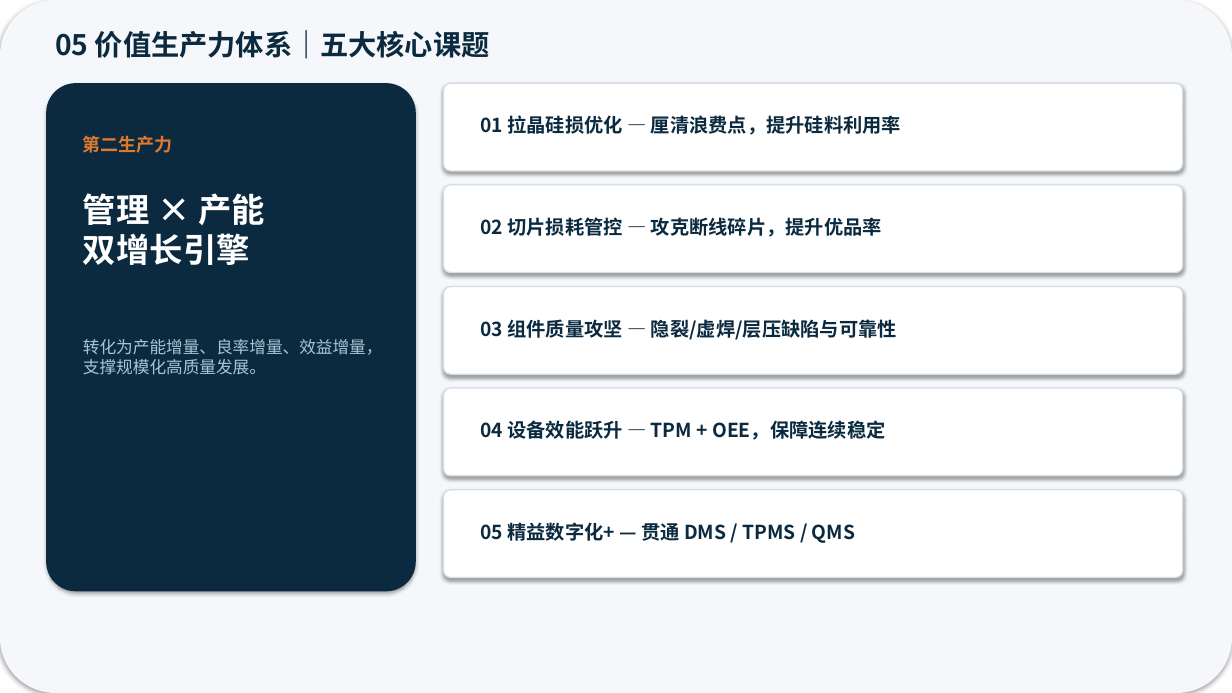
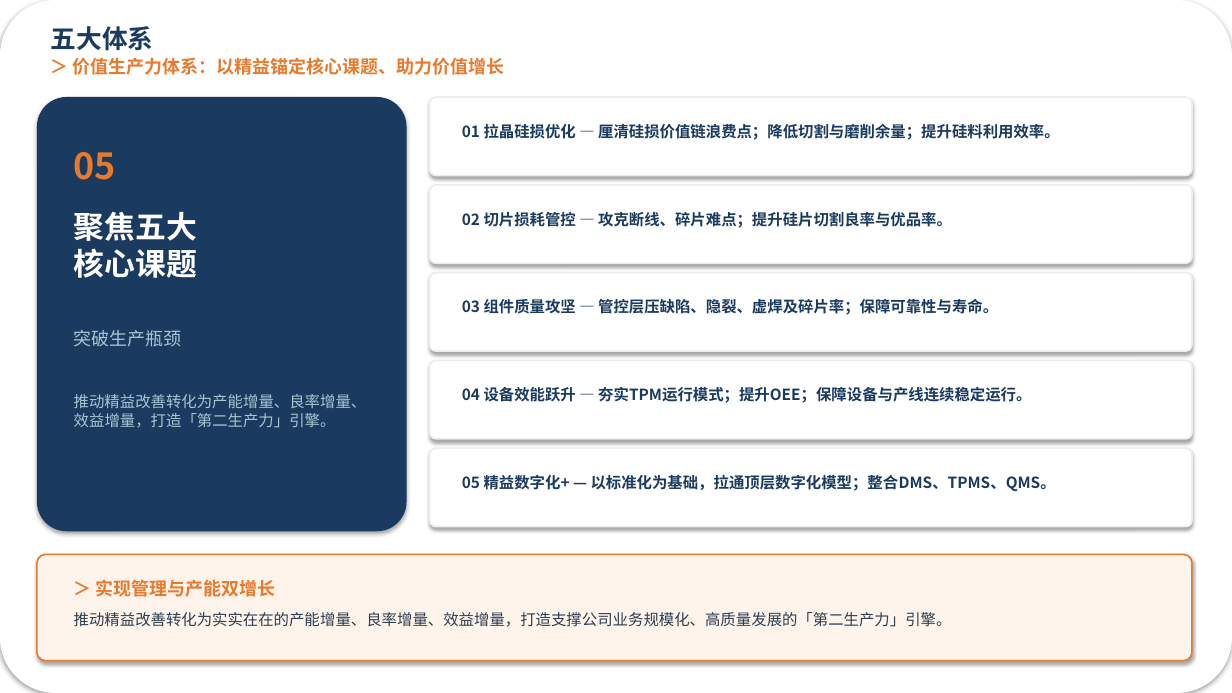
Before and after one commit to hifimanmini/ppt-agent, a slide deck: slide 4 of examples/gps-lean-xiangzong/output/GPS精益_筑基势起_向总汇报.pptx (slide 7 before the commit). Drawn at 1232x693 pixels with LibreOffice and Linux fonts; fonts in the diff are those of the drawing. Boxes give left, top, right and bottom in pixels: in the first picture for what was removed or moved away, otherwise in the second. Text is boxed around its words. In the diff, an @@ line names an element or a change of style, - is before the commit and + after.

Commit message:
fix: align deck to original 6 slides only
Rebuild deliverables to match the six source screenshots page-for-page
(pain points, 453 framework, systems 01-04, value productivity, three
stages, truth-goodness-beauty) and drop the extra pages.

```diff
--- a/examples/gps-lean-xiangzong/output/GPS精益_筑基势起_向总汇报.pptx
+++ b/examples/gps-lean-xiangzong/output/GPS精益_筑基势起_向总汇报.pptx
@@ rounded rectangle at bbox=[0, 0, 1232, 693]: fill #F5F7FA to #FFFFFF @@
@@ text added at bbox=[51, 26, 154, 51], 20 pt, text #1B3A5F, bold @@
+五大体系
@@ text at bbox=[73, 57, 505, 75]: text changed; size 22 to 14 pt; text colour #0B2A3F to #E87A2E @@
-05 价值生产力体系｜五大核心课题
+＞ 价值生产力体系：以精益锚定核心课题、助力价值增长
@@ rounded rectangle: place and size @@
-rounded rectangle at bbox=[46, 83, 416, 592]
+rounded rectangle at bbox=[37, 97, 407, 531]
@@ rounded rectangle at bbox=[37, 97, 407, 531]: fill #0B2A3F to #1B3A5F @@
@@ rounded rectangle: place and size @@
-rounded rectangle at bbox=[444, 83, 1183, 171]
+rounded rectangle at bbox=[430, 97, 1192, 176]
@@ text removed at bbox=[83, 135, 173, 153] @@
-第二生产力
@@ text at bbox=[462, 124, 1060, 140]: text changed; size 15 to 12 pt; text colour #0B2A3F to #1B3A5F @@
-01 拉晶硅损优化 — 厘清浪费点，提升硅料利用率
+01 拉晶硅损优化 — 厘清硅损价值链浪费点；降低切割与磨削余量；提升硅料利用效率。
@@ text added at bbox=[74, 152, 116, 180], 28 pt, text #E87A2E, bold @@
+05
@@ rounded rectangle: place and size @@
-rounded rectangle at bbox=[444, 185, 1183, 273]
+rounded rectangle at bbox=[430, 185, 1192, 263]
@@ text added at bbox=[74, 212, 197, 278], 24 pt, text #FFFFFF, bold @@
+聚焦五大
+核心课题
@@ text at bbox=[462, 212, 952, 228]: text changed; size 15 to 12 pt; text colour #0B2A3F to #1B3A5F @@
-02 切片损耗管控 — 攻克断线碎片，提升优品率
+02 切片损耗管控 — 攻克断线、碎片难点；提升硅片切割良率与优品率。
@@ rounded rectangle: place and size @@
-rounded rectangle at bbox=[444, 287, 1183, 374]
+rounded rectangle at bbox=[430, 273, 1192, 351]
@@ text at bbox=[462, 299, 998, 315]: text changed; size 15 to 12 pt; text colour #0B2A3F to #1B3A5F @@
-03 组件质量攻坚 — 隐裂/虚焊/层压缺陷与可靠性
+03 组件质量攻坚 — 管控层压缺陷、隐裂、虚焊及碎片率；保障可靠性与寿命。
@@ text added at bbox=[74, 330, 182, 346], 14 pt, text #A8C5D4 @@
+突破生产瓶颈
@@ rounded rectangle: place and size @@
-rounded rectangle at bbox=[444, 388, 1183, 476]
+rounded rectangle at bbox=[430, 360, 1192, 439]
@@ text at bbox=[462, 387, 1031, 403]: text changed; size 15 to 12 pt; text colour #0B2A3F to #1B3A5F @@
-04 设备效能跃升 — TPM + OEE，保障连续稳定
+04 设备效能跃升 — 夯实TPM运行模式；提升OEE；保障设备与产线连续稳定运行。
@@ text at bbox=[74, 394, 367, 428]: text changed; size 13 to 12 pt @@
-转化为产能增量、良率增量、效益增量，支撑规模化高质量发展。
+推动精益改善转化为产能增量、良率增量、效益增量，打造「第二生产力」引擎。
@@ outline #D5DEE7 1 pt to #E8EEF2 1.25 pt in 5 elements at bbox=[430, 185, 1192, 263], bbox=[430, 97, 1192, 176], bbox=[430, 273, 1192, 351], bbox=[430, 360, 1192, 439], bbox=[430, 448, 1192, 527] @@
@@ rounded rectangle: place and size @@
-rounded rectangle at bbox=[444, 490, 1183, 578]
+rounded rectangle at bbox=[430, 448, 1192, 527]
@@ text at bbox=[462, 475, 1056, 491]: text changed; size 15 to 12 pt; text colour #0B2A3F to #1B3A5F @@
-05 精益数字化+ — 贯通 DMS / TPMS / QMS
+05 精益数字化+ — 以标准化为基础，拉通顶层数字化模型；整合DMS、TPMS、QMS。
@@ rounded rectangle added at bbox=[37, 555, 1192, 661], fill #FFF4EB, outline #E87A2E 1.25 pt @@
@@ text at bbox=[96, 579, 276, 597]: text changed; size 26 to 14 pt; text colour #FFFFFF to #E87A2E @@
-管理 × 产能
-双增长引擎
+＞ 实现管理与产能双增长
@@ text added at bbox=[74, 612, 952, 627], 12 pt, text #2C3E50 @@
+推动精益改善转化为实实在在的产能增量、良率增量、效益增量，打造支撑公司业务规模化、高质量发展的「第二生产力」引擎。
```
Also in this commit, not shown: 5 other slides changed, 4 slides removed, 24 other files.
